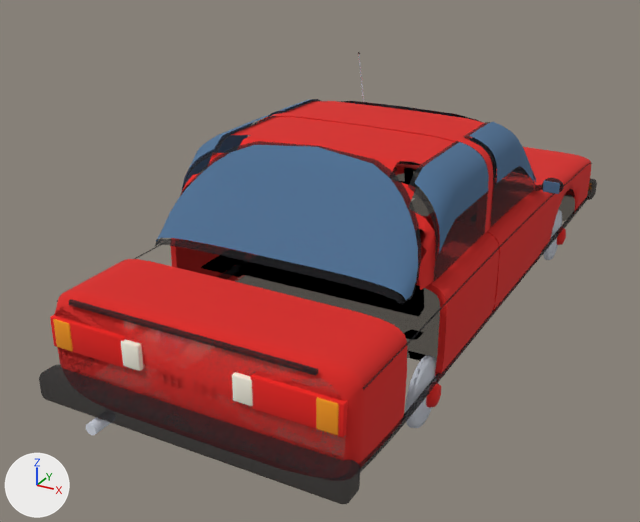
One commit to the FBX model Assets/Models/KL/veh_saga.fbx: the scene before it, then after it.
The view is the same before and after, from a camera (50 mm lens) standing at (2.13, -4.72, 2.66) and looking at (-0.29, -0.32, 0.45). Arrows for +X, +Y and +Z are at lower left; the lights stay in place. The first picture is the older version. Where no turn or scale is listed for an object, it has been applied to the vertices. Vertices at exactly the same position are counted once.

Names of what the first picture shows: 'Body', 'BrakeLights', 'Door_FL_Glass', 'Door_FR', 'Door_FR_Glass', 'Door_RL', 'Door_RL_Glass', 'Door_RR', 'Door_RR_Glass', 'Glass', 'ReverseLights', 'Wheel_RR' and 4 more.
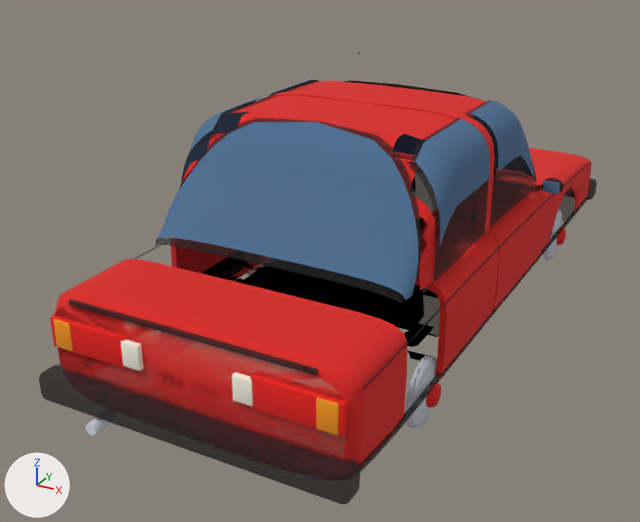
Pixel boxes [x1, y1, x2, y2] of what changed, in the pictures (640 x 522 px; the box of a moved part takes in the faces that stretch with it):
'Body', reshaped
    before: [39, 101, 597, 504]
    after: [39, 80, 597, 504]
'Glass', reshaped (10% taller)
    before: [156, 101, 536, 300]
    after: [156, 81, 537, 300]
'Door_RR', reshaped (10% taller)
    before: [408, 141, 498, 376]
    after: [409, 118, 498, 376]
'Door_RR_Glass', reshaped (13% taller)
    before: [415, 142, 489, 253]
    after: [415, 119, 490, 245]
'Door_FR_Glass', reshaped (27% taller)
    before: [469, 122, 534, 183]
    after: [471, 101, 535, 179]
'Door_RL_Glass', reshaped (19% taller)
    before: [182, 115, 270, 188]
    after: [181, 95, 267, 182]
'Door_FL_Glass', reshaped
    before: [268, 99, 318, 116]
    after: [268, 80, 317, 97]
part 1 of me_glass_002, moved or reshaped (mostly hidden)
    before: [346, 101, 403, 109]
    after: [353, 81, 422, 155]
part 2 of me_glass_002, moved or reshaped
    before: [156, 145, 316, 258]
    after: [156, 122, 316, 257]
part 3 of me_glass_002, moved or reshaped
    before: [401, 106, 536, 182]
    after: [402, 85, 537, 184]
part 4 of me_glass_002, moved or reshaped
    before: [271, 147, 418, 300]
    after: [271, 122, 418, 300]
part 6 of me_body_002, moved or reshaped (mostly hidden)
    before: [337, 101, 398, 108]
    after: [343, 80, 397, 86]
part 7 of me_body_002, moved or reshaped
    before: [398, 107, 535, 185]
    after: [400, 86, 535, 184]
part 8 of me_body_002, moved or reshaped
    before: [155, 101, 536, 304]
    after: [155, 81, 536, 303]
part 9 of me_body_002, surface changed
    before: [201, 275, 439, 394]
part 12 of me_door_rr_001, moved or reshaped
    before: [433, 194, 488, 282]
    after: [433, 183, 489, 282]
part 13 of me_door_rr_001, moved or reshaped
    before: [408, 141, 489, 262]
    after: [409, 118, 490, 255]

What changed in the scene script:
```text
Change me_body_002:
    used by ob_body; parent = ob_veh_saga; location = (0.0, 0.03, 0.39)
    remove me_body_002.from_pydata(...)  # 3964 vertices, 3435 faces; spans x -0.93..0.93, y -2.2..2.14, z -0.16..0.98
    add me_body_002.from_pydata(...)  # 3964 vertices, 3435 faces; spans x -0.93..0.93, y -2.2..2.14, z -0.16..1.11
    me_body_002 part 6: the loose piece of 30 vertices spanning x -0.77..0.0, y 0.08..0.52, z 0.47..0.97 is scaled about its middle by (1, 0.999, 1.24), then moved by (0.0, 0.0, 0.07)
    me_body_002 part 7: the loose piece of 30 vertices spanning x 0.0..0.77, y 0.08..0.52, z 0.47..0.97 is scaled about its middle by (1, 0.999, 1.24), then moved by (0.0, 0.0, 0.07)
    me_body_002 part 8: 409 vertices moved from x -0.77..0.77, y -1.38..0.63, z 0.03..0.98 to x -0.77..0.77, y -1.38..0.64, z -0.07..1.11; 95 vertices removed from x -0.77..0.77, y -1.39..0.63, z 0.44..0.97; 95 vertices added at x -0.77..0.77, y -1.39..0.63, z 0.45..1.1
    me_body_002 part 9: 52 kept faces spanning x -0.78..0.78, y -1.57..-0.44, z -0.14..-0.09 get new texture (UV) coordinates
    other edits to the shape of me_body_002 do not show in these pictures
Change me_glass_002:
    remove me_glass_002.from_pydata(...)  # 360 vertices, 288 faces; spans x -0.77..0.77, y -1.35..0.67, z 0.84..1.37
    add me_glass_002.from_pydata(...)  # 360 vertices, 288 faces; spans x -0.77..0.77, y -1.35..0.67, z 0.84..1.5
    me_glass_002 part 1: the loose piece of 100 vertices spanning x -0.77..0.0, y 0.14..0.67, z 0.84..1.36 is scaled about its middle by (1, 1, 1.27), then moved by (0.0, 0.0, 0.07)
    me_glass_002 part 2: the loose piece of 80 vertices spanning x -0.73..0.0, y -1.35..-0.88, z 0.87..1.37 is scaled about its middle by (1, 0.998, 1.25), then moved by (0.0, 0.0, 0.06)
    me_glass_002 part 3: the loose piece of 100 vertices spanning x 0.0..0.77, y 0.14..0.67, z 0.84..1.36 is scaled about its middle by (1, 1, 1.27), then moved by (0.0, 0.0, 0.07)
    me_glass_002 part 4: the loose piece of 80 vertices spanning x 0.0..0.73, y -1.35..-0.88, z 0.87..1.37 is scaled about its middle by (1, 0.998, 1.25), then moved by (0.0, 0.0, 0.06)
Change me_door_rr_001:
    remove me_door_rr_001.from_pydata(...)  # 444 vertices, 382 faces; spans x 0.0..0.448, y -0.748..0.008, z -0.554..0.495
    add me_door_rr_001.from_pydata(...)  # 444 vertices, 382 faces; spans x 0.0..0.448, y -0.748..0.008, z -0.554..0.62
    me_door_rr_001 part 12: the loose piece of 30 vertices spanning x 0.369..0.372, y -0.745..-0.015, z 0.003..0.232 is multiplied about its middle by the matrix ((1.004, 0.0, 0.0), (-0.018, 1.0, 0.001), (0.265, 0.002, 1.288)), then moved by (0.0, 0.0, 0.032)
    me_door_rr_001 part 13: 118 of 444 vertices moved; they spanned x 0.174..0.374, y -0.741..-0.015, z 0.107..0.495 and now span x 0.174..0.374, y -0.741..-0.015, z 0.134..0.62; mean shift (0.0, 0.0, 0.088); largest move (0.177, -0.431, 0.495) -> (0.177, -0.431, 0.62)
Change me_door_rr_glass_001:
    remove me_door_rr_glass_001.from_pydata(...)  # 64 vertices, 49 faces; spans x 0.201..0.38, y -0.714..-0.04, z 0.144..0.499
    add me_door_rr_glass_001.from_pydata(...)  # 64 vertices, 49 faces; spans x 0.201..0.38, y -0.714..-0.04, z 0.175..0.623
    me_door_rr_glass_001 part 14: 64 of 64 vertices moved; they spanned x 0.201..0.38, y -0.714..-0.04, z 0.144..0.499 and now span x 0.201..0.38, y -0.714..-0.04, z 0.175..0.623; mean shift (0.001, 0.0, 0.098)
Change me_door_rl_glass_001:
    remove me_door_rl_glass_001.from_pydata(...)  # 64 vertices, 49 faces; spans x -0.38..-0.201, y -0.714..-0.04, z 0.144..0.499
    add me_door_rl_glass_001.from_pydata(...)  # 64 vertices, 49 faces; spans x -0.38..-0.201, y -0.714..-0.04, z 0.175..0.623
    me_door_rl_glass_001 part 5: 64 of 64 vertices moved; they spanned x -0.38..-0.201, y -0.714..-0.04, z 0.144..0.499 and now span x -0.38..-0.201, y -0.714..-0.04, z 0.175..0.623; mean shift (-0.001, 0.0, 0.098)
Change me_door_fl_glass_002:
    remove me_door_fl_glass_002.from_pydata(...)  # 64 vertices, 49 faces; spans x -0.395..-0.203, y -0.88..-0.157, z 0.083..0.53
    add me_door_fl_glass_002.from_pydata(...)  # 64 vertices, 49 faces; spans x -0.395..-0.204, y -0.88..-0.157, z 0.103..0.654
    me_door_fl_glass_002 part 10: 64 of 64 vertices moved; they spanned x -0.395..-0.203, y -0.88..-0.157, z 0.083..0.53 and now span x -0.395..-0.204, y -0.88..-0.157, z 0.103..0.654; mean shift (-0.001, 0.0, 0.097)
Change me_door_fr_glass_002:
    remove me_door_fr_glass_002.from_pydata(...)  # 64 vertices, 49 faces; spans x 0.203..0.395, y -0.88..-0.157, z 0.083..0.53
    add me_door_fr_glass_002.from_pydata(...)  # 64 vertices, 49 faces; spans x 0.204..0.395, y -0.88..-0.157, z 0.103..0.654
    me_door_fr_glass_002 part 11: 64 of 64 vertices moved; they spanned x 0.203..0.395, y -0.88..-0.157, z 0.083..0.53 and now span x 0.204..0.395, y -0.88..-0.157, z 0.103..0.654; mean shift (0.001, 0.0, 0.097)
```
